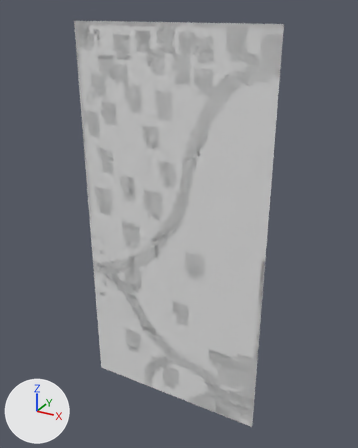
Before and after pictures for a commit that changed the OBJ model Laundry World v.1/Assets/Tiled2Unity/Meshes/Pre-forest(no2).obj.
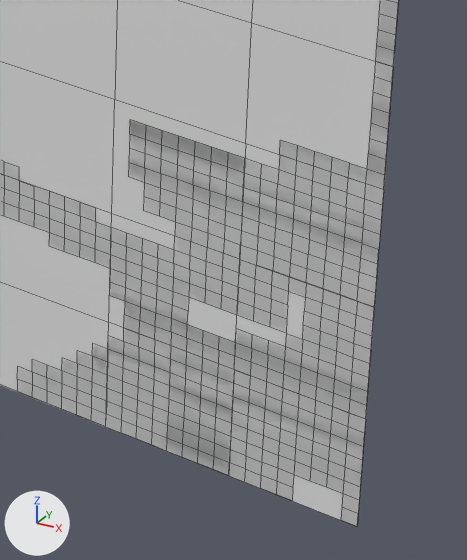
The first picture shows the older version from a 50 mm camera at (11.1, -34.74, 1.1) aimed at (-8.48, 0.87, -16.71). The close-ups show both versions on the part from 51% to 76% of the width and 73% to 97% of the height of that picture. The axes (+X, +Y, +Z) are drawn at lower left. The lights are the same throughout. The close-ups show mesh edges as thin lines. Where no turn or scale is listed for an object, it has been applied to the vertices.

In view in the first close-up: 'Pre-forest(no2)'.
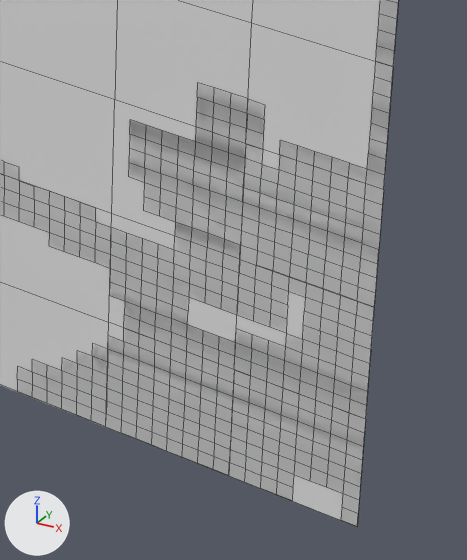
Changed parts and their boxes [x1, y1, x2, y2] in the close-ups (467 x 560 px):
part 1 of me_pre_forest_no2, added
    after: [195, 83, 265, 163]

What changed in the scene script:
```text
Change me_pre_forest_no2:
    where me_pre_forest_no2.from_pydata(...)  # 2917 vertices, 2202 faces; spans x -17.9..0.0, y 0.0, z -35.8..0.0
    used by ob_pre_forest_no2; location = (0.0, 0.0, 0.0)
    verts and faces of me_pre_forest_no2; kept vertices keep their numbers, new ones are numbered from 2917
    before: 121 (-2.6, 0.0, -28.2) at pixel (245, 143), 2427 (-2.2, 0.0, -28.5) at pixel (261, 164), 2429 (-2.6, 0.0, -28.5) at pixel (244, 158), 2431 (-2.9, 0.0, -28.5) at pixel (228, 152), 2433 (-3.2, 0.0, -28.5) at pixel (211, 147)
    before: 2435 (-3.5, 0.0, -28.5) at pixel (195, 141)
    me_pre_forest_no2 part 1
    add for new, old in zip([*range(2917, 2921)], [2427, 2431, 2433, 2435]): verts[new] = verts[old] + (0.0, 0.0, 0.3)
    add for new, old in zip([*range(2921, 2926)], [121, *range(2917, 2921)]): verts[new] = verts[old] + (0.0, 0.0, 0.4)
    add for new, old in zip([*range(2926, 2931)], [*range(2921, 2926)]): verts[new] = verts[old] + (0.0, 0.0, 0.3)
    add for new, old in zip([*range(2931, 2936)], [*range(2926, 2931)]): verts[new] = verts[old] + (0.0, 0.0, 0.3)
    add faces += [(2926, 2931, 2932, 2927), (2926, 2928, 2933, 2931), (2928, 2929, 2934, 2933), (2929, 2930, 2935, 2934), (2921, 2926, 2927, 2922), (2921, 2923, 2928, 2926)]
    add faces += [(2923, 2924, 2929, 2928), (2924, 2925, 2930, 2929), (121, 2921, 2922, 2917), (121, 2918, 2923, 2921), (2918, 2919, 2924, 2923), (2919, 2920, 2925, 2924)]
    add faces += [(121, 2917, 2427, 2429), (121, 2429, 2431, 2918), (2431, 2433, 2919, 2918), (2433, 2435, 2920, 2919)]
```
